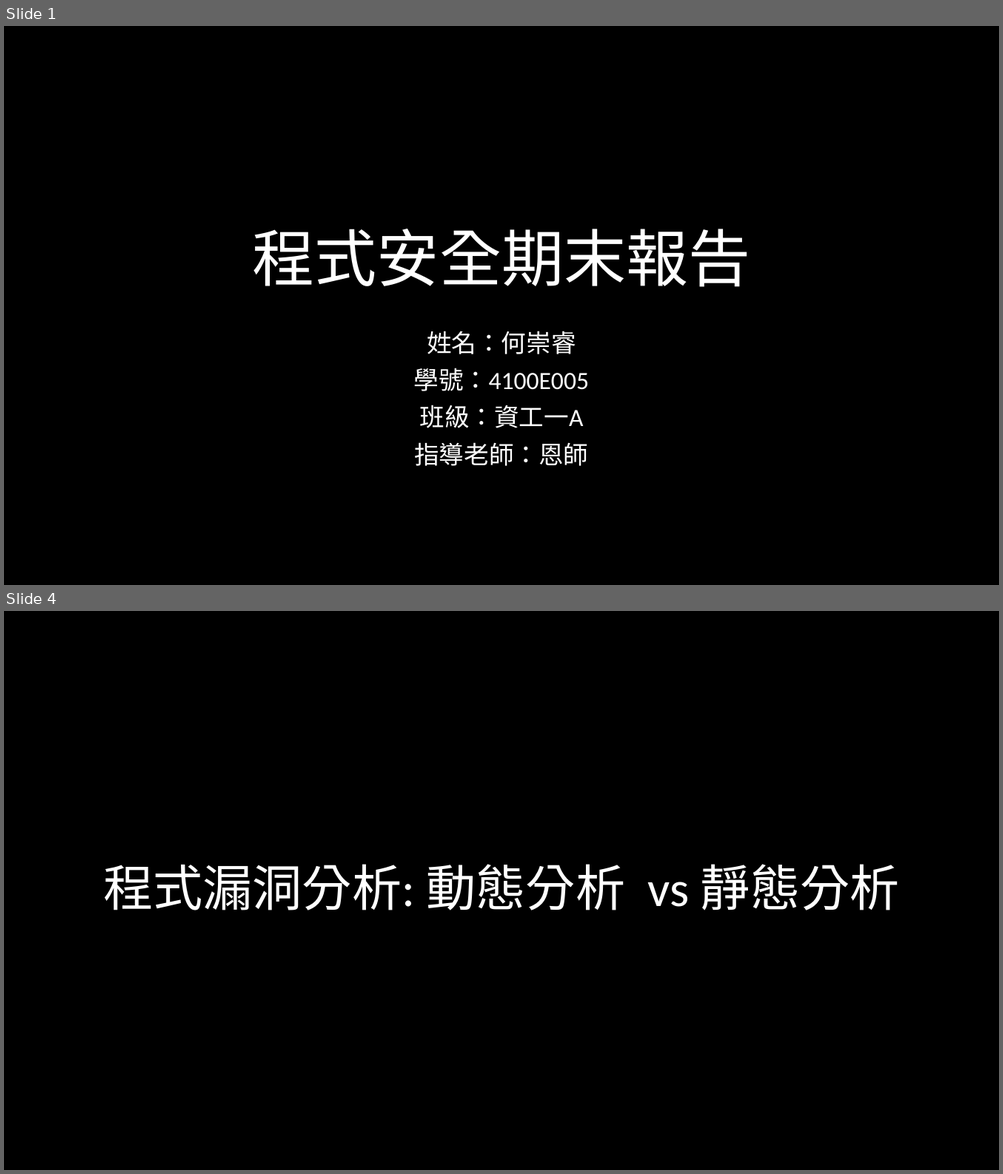
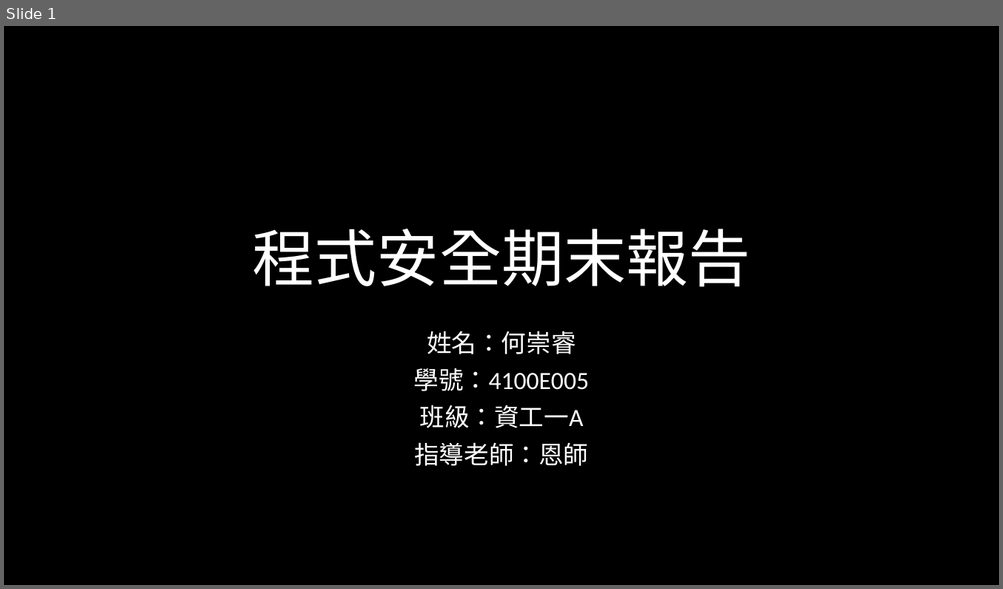
Before and after one commit to hehank/CTF_Practice, a slide deck: Pwn/報告/程式安全期末報告.pptx. Shown one above the other, each under a label of ours: slides 1 and 4 before the commit, slide 1 after it; the slides between them are not shown. The pictures are 1003x1174 and 1003x589 pixels, drawn with LibreOffice and Linux fonts; fonts in the diff are those of the drawing; background and template pictures are left out. Boxes give left, top, right and bottom in pixels: in the first picture for what was removed or moved away, otherwise in the second. Text is boxed around its words. In the diff, an @@ line names an element or a change of style, - is before the commit and + after.

```diff
--- a/Pwn/報告/程式安全期末報告.pptx
+++ b/Pwn/報告/程式安全期末報告.pptx
@@ slide 4 removed at <box>4,611,999,1170</box>, background picture (left out) @@
@@ title removed at <box>103,864,899,911</box> @@
-程式漏洞分析: 動態分析 vs 靜態分析
```
Also in this commit, not shown: 4 slides changed, 1 slide added, 2 other slides removed, 5 other files.
